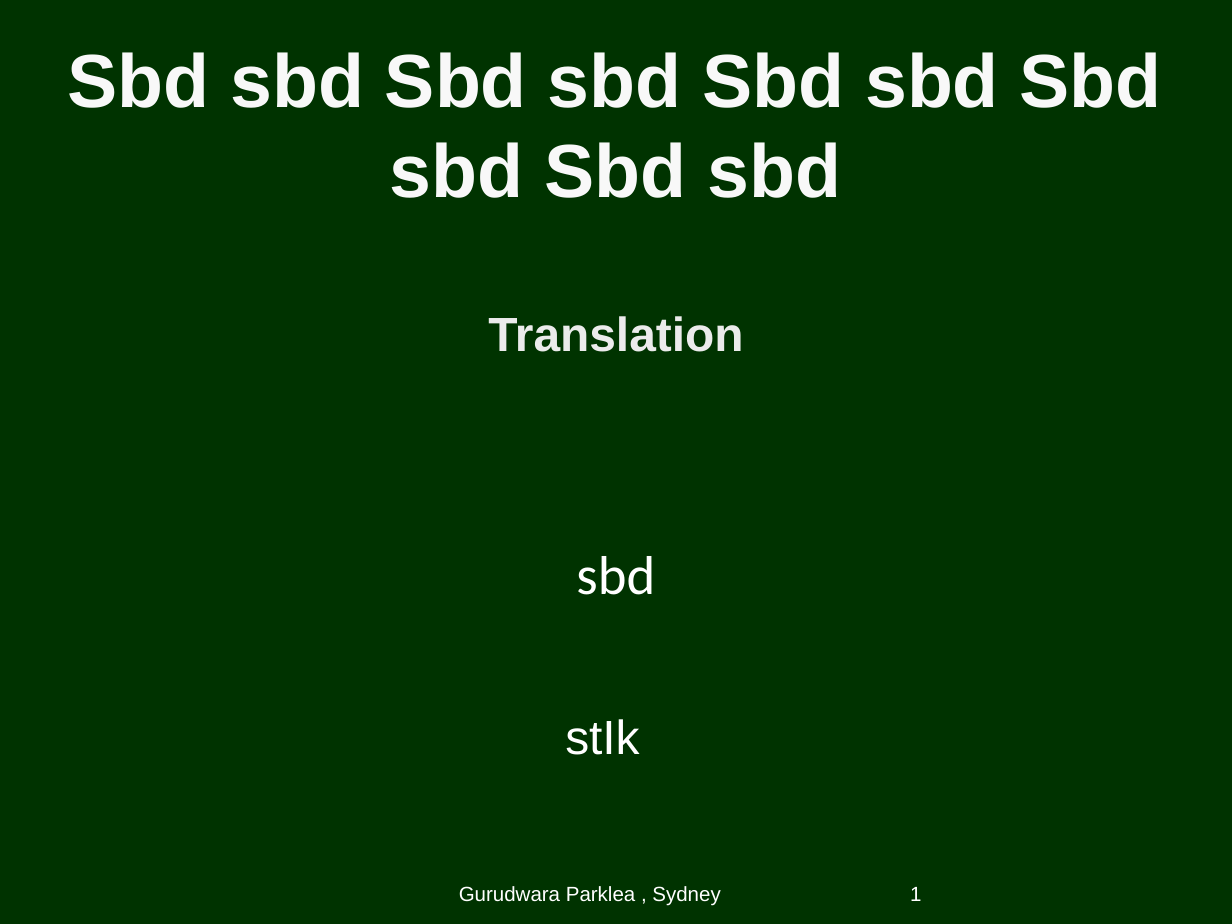
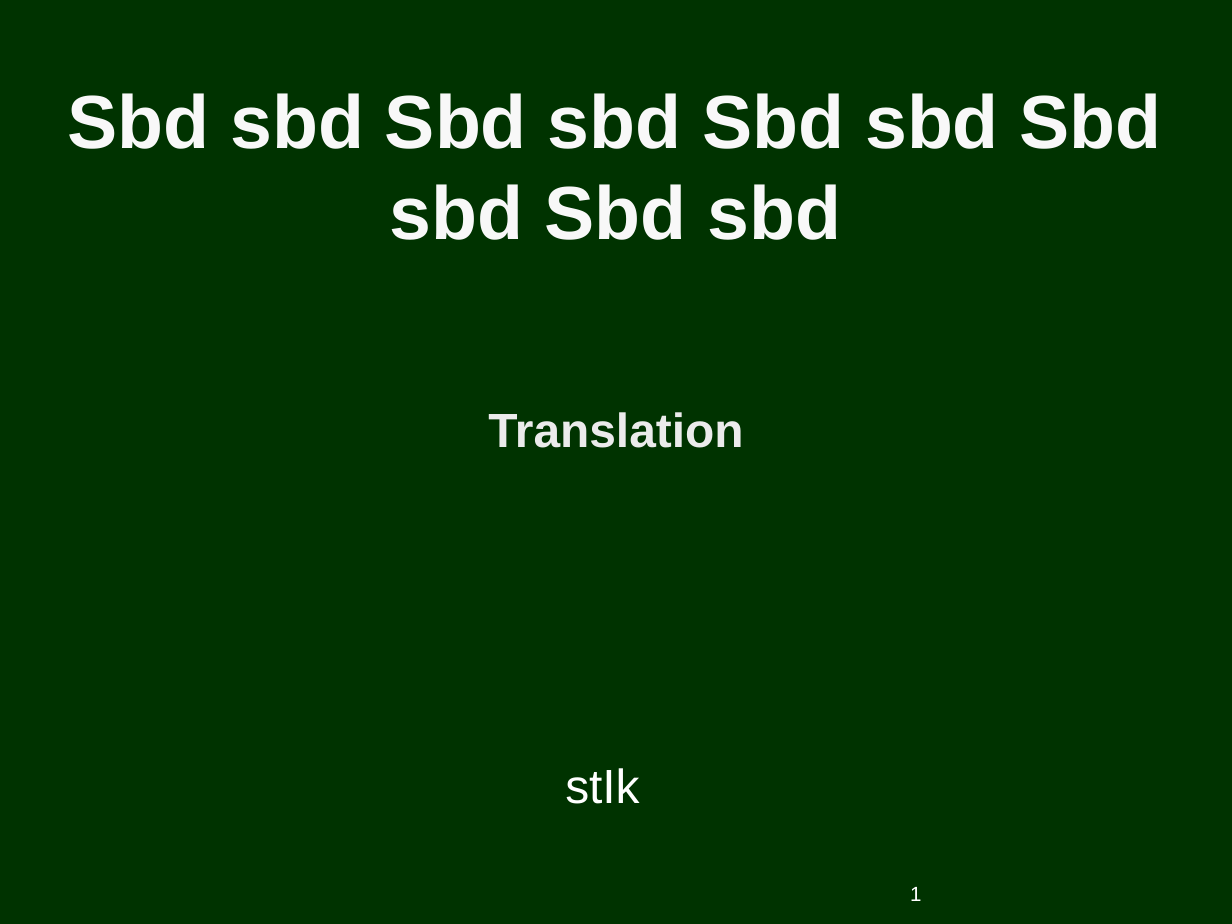
Before and after one commit to jagatsingh/sikhism, a slide deck: slide 1 of software/sikhi2max/themes/plain_darkgreen.ppt. Drawn at 1232x924 pixels with LibreOffice and Linux fonts; fonts in the diff are those of the drawing. Boxes give left, top, right and bottom in pixels: in the first picture for what was removed or moved away, otherwise in the second. Text is boxed around its words. In the diff, an @@ line names an element or a change of style, - is before the commit and + after.

```diff
--- a/software/sikhi2max/themes/plain_darkgreen.ppt
+++ b/software/sikhi2max/themes/plain_darkgreen.ppt
@@ text "Sbd sbd Sbd sbd Sbd ...": place and size @@
-text "Sbd sbd Sbd sbd Sbd ..." at box(68, 52, 1162, 198)
+text "Sbd sbd Sbd sbd Sbd ..." at box(68, 93, 1162, 240)
@@ text "Translation": place and size @@
-text "Translation" at box(488, 316, 743, 352)
+text "Translation" at box(488, 412, 743, 448)
@@ text removed at box(576, 556, 655, 595) @@
-sbd
@@ text "stIk": place and size @@
-text "stIk" at box(565, 719, 639, 755)
+text "stIk" at box(565, 768, 639, 804)
@@ text removed at box(459, 886, 720, 906) @@
-Gurudwara Parklea , Sydney
```
Also in this commit, not shown: 11 other files.
